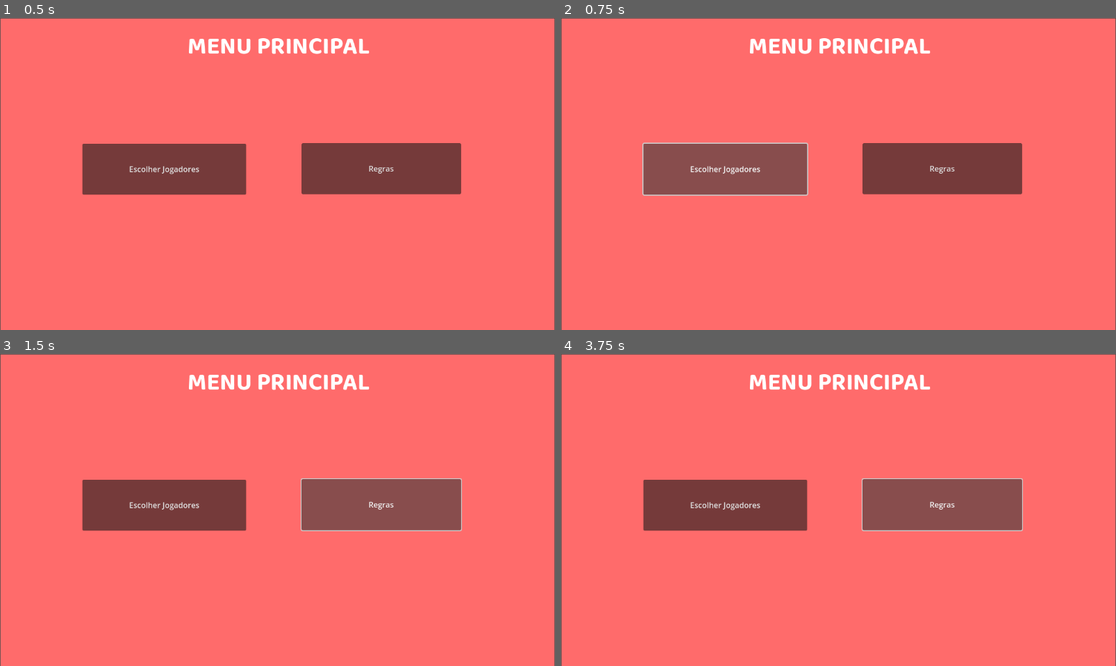
Above: before the commit, frames 1-4 (two rows, left to right).
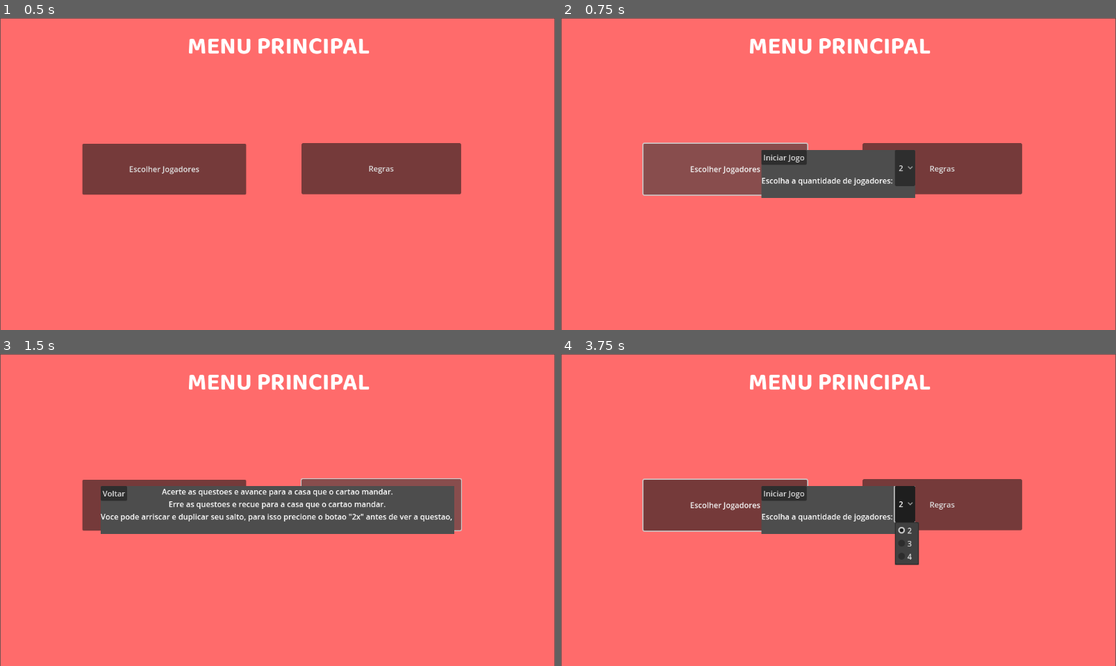
Above: after the commit, the same moments.

Repository: pedroorocha/KGBoard
Game: Godot game, scene res://scenes/menu_principal.tscn
The game is run twice, just before and just after one commit, with the same random seed, the same clock (stepped at 60 frames per second) and the same inputs. The project has no main scene, so this scene is started directly.
Inputs (mouse positions are in pixels of both pictures, inside the frame that each line leads up to):
- Up to frame 1 (0.5 s): no input
- Up to frame 2 (0.75 s): click "Escolher Jogadores" at 0.5 s
- Up to frame 3 (1.5 s): click "Regras" at 1.25 s
- Up to frame 4 (3.75 s): click (677, 494) at 2 s, where only the run after the commit has a clickable "Voltar"; click "Escolher Jogadores" at 2.75 s; click (905, 503) at 3.5 s, where only the run after the commit has a clickable "2"

Frame 1 is identical in both runs. In frame 2, 4.3% of the frame differs, in the area x 36-64%, y 42-58%; in frame 3, 9.8%, in the area x 18-82%, y 42-58%; in frame 4, 5.2%.

Commit message:
Botoes do Menu

Diff:
--- a/scenes/menu_principal.tscn
+++ b/scenes/menu_principal.tscn
@@ -7,6 +7,34 @@
 [sub_resource type="LabelSettings" id="LabelSettings_dc8x2"]
 font = ExtResource("3_brt5b")
 font_size = 50
+
+[sub_resource type="GDScript" id="GDScript_40msf"]
+script/source = "extends Button
+
+
+# Called when the node enters the scene tree for the first time.
+func _ready() -> void:
+	pass # Replace with function body.
+
+
+# Called every frame. 'delta' is the elapsed time since the previous frame.
+func _process(delta: float) -> void:
+	pass
+"
+
+[sub_resource type="GDScript" id="GDScript_lipa1"]
+script/source = "extends Button
+
+
+# Called when the node enters the scene tree for the first time.
+func _ready() -> void:
+	pass # Replace with function body.
+
+
+# Called every frame. 'delta' is the elapsed time since the previous frame.
+func _process(delta: float) -> void:
+	pass
+"
 
 [node name="MenuPrincipal" type="Node2D"]
 script = ExtResource("1_i4jmv")
@@ -31,6 +59,7 @@
 offset_right = 511.0
 offset_bottom = 367.0
 text = "Escolher Jogadores"
+script = SubResource("GDScript_40msf")
 
 [node name="Regras" type="Button" parent="."]
 offset_left = 626.0
@@ -38,3 +67,52 @@
 offset_right = 957.0
 offset_bottom = 366.0
 text = "Regras"
+script = SubResource("GDScript_lipa1")
+
+[node name="PopupRegras" type="Popup" parent="."]
+
+[node name="Voltar" type="Button" parent="PopupRegras"]
+offset_right = 8.0
+offset_bottom = 8.0
+text = "Voltar"
+
+[node name="Regras_txt" type="Label" parent="PopupRegras"]
+offset_right = 40.0
+offset_bottom = 23.0
+text = "Acerte as questoes e avance para a casa que o cartao mandar.
+Erre as questoes e recue para a casa que o cartao mandar.
+Voce pode arriscar e duplicar seu salto, para isso precione o botao \"2x\" antes de ver a questao, "
+horizontal_alignment = 1
+
+[node name="PopupJogadores" type="Popup" parent="."]
+
+[node name="HBoxContainer" type="HBoxContainer" parent="PopupJogadores"]
+offset_right = 40.0
+offset_bottom = 40.0
+
+[node name="Label" type="Label" parent="PopupJogadores/HBoxContainer"]
+layout_mode = 2
+text = "
+
+Escolha a quantidade de jogadores:"
+horizontal_alignment = 1
+vertical_alignment = 1
+
+[node name="OptionButton" type="OptionButton" parent="PopupJogadores/HBoxContainer"]
+layout_mode = 2
+selected = 0
+item_count = 3
+popup/item_0/text = "2"
+popup/item_1/text = "3"
+popup/item_1/id = 1
+popup/item_2/text = "4"
+popup/item_2/id = 2
+
+[node name="IniciarJogo" type="Button" parent="PopupJogadores"]
+offset_right = 8.0
+offset_bottom = 8.0
+text = "Iniciar Jogo"
+
+[connection signal="pressed" from="Jogadores" to="." method="_on_jogadores_pressed"]
+[connection signal="pressed" from="Regras" to="." method="_on_regras_pressed"]
+[connection signal="pressed" from="PopupRegras/Voltar" to="." method="_on_voltar_pressed"]
--- a/scenes/tabuleiro.tscn
+++ b/scenes/tabuleiro.tscn
@@ -2,5 +2,4 @@
 
 [node name="Tabuleiro" type="Node2D"]
 
-[node name="TileMap" type="TileMap" parent="."]
-format = 2
+[node name="Sprite2D" type="Sprite2D" parent="."]
--- a/scripts/menu_principal.gd
+++ b/scripts/menu_principal.gd
@@ -9,3 +9,24 @@
 # Called every frame. 'delta' is the elapsed time since the previous frame.
 func _process(delta: float) -> void:
 	pass
+
+
+func _on_jogadores_pressed() -> void:
+	$PopupJogadores.popup_centered()
+	pass # Replace with function body.
+
+
+func _on_regras_pressed() -> void:
+	$PopupRegras.popup_centered()
+	pass # Replace with function body.
+
+
+func _on_voltar_pressed() -> void:
+	$PopupRegras.hide()
+	pass # Replace with function body.
+
+
+func _on_iniciar_jogo_pressed() -> void:
+	var jogadores = $PopupJogadores/HBoxContainer/OptionButton.get_selected_id() + 2
+	get_tree().change_scene("res://scenes/tabuleiro.tscn")
+	pass # Replace with function body.
Not shown: 1 places in scenes/menu_principal.tscn that only renumber resources
